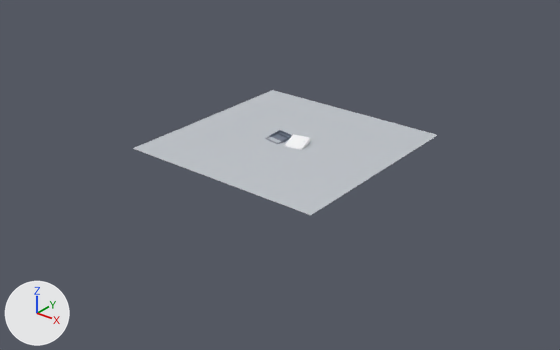
The Blender file enclosure/fall_sensor_enclosure.blend: old version first, new version second.
Before and after are seen from a 50 mm lens placed at (2428.0, -3108.0, 1704.0), pointed at (21.0, -100.0, -161.0). The lights are fixed; the arrows at lower left show +X, +Y and +Z. The older version comes first.

Objects in the first picture: 'Base_Body', 'Plane' and 1 more.
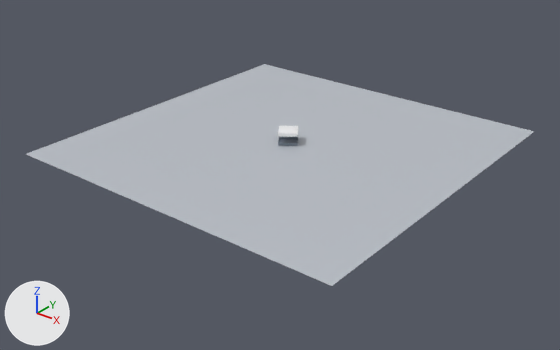
Location of each change, [x1, y1, x2, y2] in pixels of the pictures (560 x 350 px):
'Plane', reshaped, moved (67% wider, 77% taller)
    before: [133, 90, 437, 215]
    after: [27, 64, 535, 286]
'Base_Body', moved
    before: [266, 130, 292, 144]
    after: [278, 137, 298, 146]

The change, as a diff of the scene's bpy script:
```diff
--- a/enclosure/fall_sensor_enclosure.blend.py
+++ b/enclosure/fall_sensor_enclosure.blend.py
@@ me_plane @@
 # used by ob_plane; location = (0.0, 0.0, 0.0)
-me_plane.from_pydata(...)  # 4 vertices, 1 face; spans x -600.0..600.0, y -600.0..600.0, z 0.0
-me_plane.vertices[0].co = (-600.0, -600.0, 0.0)  # pixel (132, 148)
-me_plane.vertices[1].co = (600.0, -600.0, 0.0)  # pixel (310, 215)
-me_plane.vertices[2].co = (-600.0, 600.0, 0.0)  # pixel (272, 90)
-me_plane.vertices[3].co = (600.0, 600.0, 0.0)  # pixel (438, 134)
+me_plane.from_pydata(...)  # 4 vertices, 1 face; spans x -1000.0..1000.0, y -1000.0..1000.0, z 0.0
+# me_plane part 1
+me_plane.vertices[0].co = (-1000.0, -1000.0, 0.0)  # pixel (25, 154)
+me_plane.vertices[1].co = (1000.0, -1000.0, 0.0)  # pixel (331, 286)
+me_plane.vertices[2].co = (-1000.0, 1000.0, 0.0)  # pixel (264, 64)
+me_plane.vertices[3].co = (1000.0, 1000.0, 0.0)  # pixel (534, 131)
 me_plane.materials.append(mat_mat_floor)
@@ ob_base_body @@
 ob_base_body = bpy.data.objects.new('Base_Body', me_base_body)
-ob_base_body.location = (-65.0, 0.0, 0.0)
+ob_base_body.location = (0.0, 0.0, 0.0)
 ob_base_body.rotation_euler = (0.175, 0.0, -0.175)  # degrees (10, 0, -10)
@@ ob_plane @@
 ob_plane = bpy.data.objects.new('Plane', me_plane)
-ob_plane.location = (0.0, 0.0, 0.0)
+ob_plane.location = (0.0, 0.0, -5.0)
```
